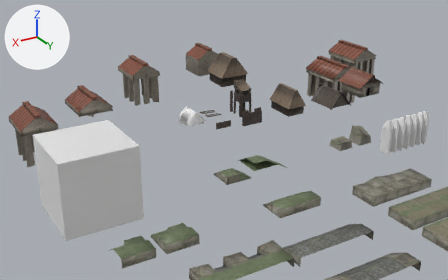
One commit to the FBX model Assets/RomeVsBarbarians2/Models/Field.fbx: the scene before it, then after it.
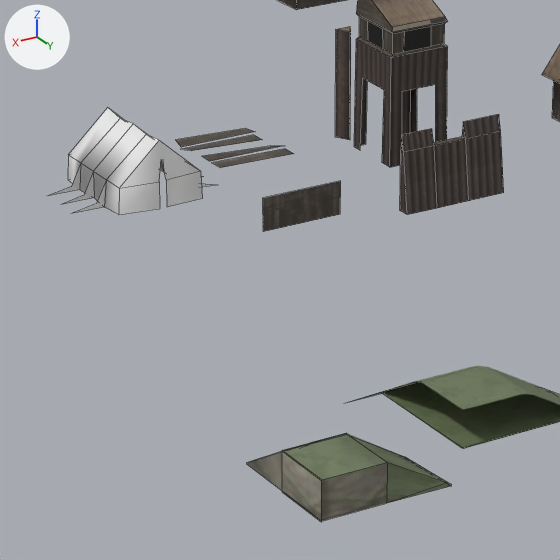
Old and new are each drawn from a 50 mm lens placed at (54.7, 24.5, 36.8), pointed at (7.7, -53.8, -2.4) and again close up on the part from 37% to 61% of the width and 30% to 69% of the height. Arrows for +X, +Y and +Z are at upper left; the lights stay in place. The first two pictures are the older version. The close-ups show mesh edges as thin lines. Where no turn or scale is listed for an object, it has been applied to the vertices.

Before the edit, the objects in view are built like this:
```python
me_cube_090 = bpy.data.meshes.new('Cube.090')
me_cube_090.from_pydata(...)  # 27 vertices, 19 faces; spans x -2.94..1.0, y -3.0..1.0, z -0.47..0.66
me_cube_090.materials.append(mat_material_013)  # picture img_fieldtexture_png
me_cube_092 = bpy.data.meshes.new('Cube.092')
me_cube_092.from_pydata(...)  # 49 vertices, 29 faces; spans x -2.58..2.66, y -1.76..1.91, z -0.17..2.09
me_cylinder = bpy.data.meshes.new('Cylinder')
me_cylinder.from_pydata(...)  # 6 vertices, 5 faces; spans x -0.28..0.28, y -0.16..0.32, z -1.0..2.74
me_cylinder.materials.append(mat_prop)  # picture img_propstexture_png
ob_cornersmall = bpy.data.objects.new('CornerSmall', me_cube_090)
ob_cornersmall.location = (11.01, -39.69, 0.0)
ob_cube_044 = bpy.data.objects.new('Cube.044', me_cube_092)
ob_cube_044.location = (10.47, -59.68, -0.49)
ob_cylinder_001 = bpy.data.objects.new('Cylinder.001', me_cylinder)
ob_cylinder_001.location = (1.94, -60.86, 0.11)
# also in view: 'Cube.036' at (15.3, -39.0, 0.1); 'Plane.018' at (2.3, -53.9, 0.5); 'CornerBig' at (9.1, -41.6, -1.0); 'Cube' at (1.1, -59.0, 2.0); 'Plane.001' at (6.6, -60.2, -0.2)
```
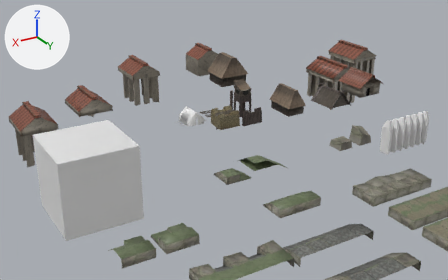
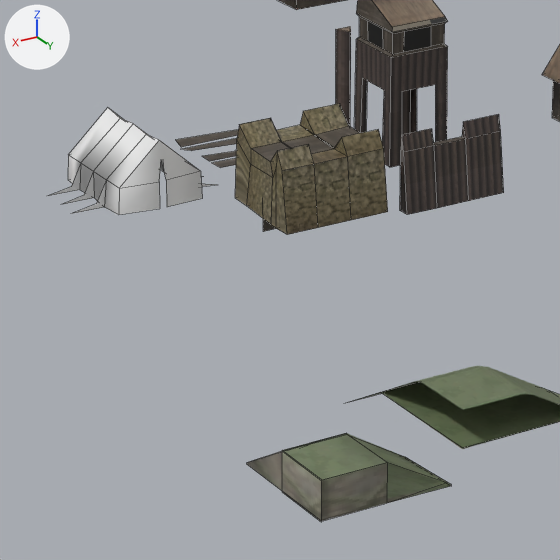
What differs and where, as boxes (x1, y1, x2, y2) in the close-ups (560 x 560 px):
'RomanWall', added (brown)
    after: (235, 103, 388, 235)
'Plane.017', unchanged, covered by the edit
    before: (263, 181, 341, 232)
    after: (263, 219, 277, 232)

The edits, one by one:
Material 'prop.006' (mat_prop_006) is new.
Its texture is img_propstexture_png.
Mesh me_plane_012 is new.
It has 55 vertices, 48 faces and spans x -0.32..3.31, y -2.74..0.4, z -1.0..1.66.
It uses material mat_prop_006 (picture img_propstexture_png).
Object 'RomanWall' (ob_romanwall) is new; it shows me_plane_012.
Its location is (5.34, -53.78, 0.66).
